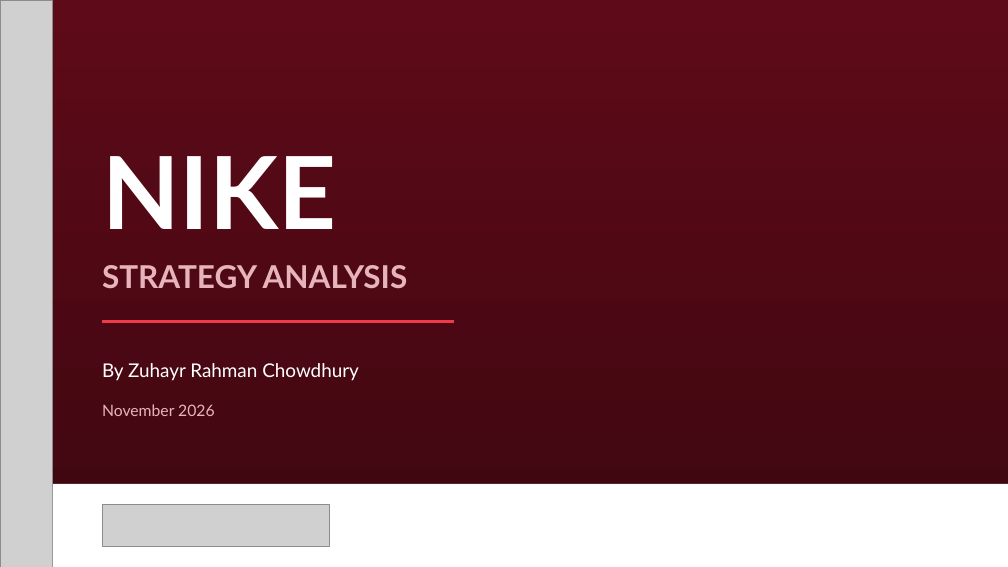
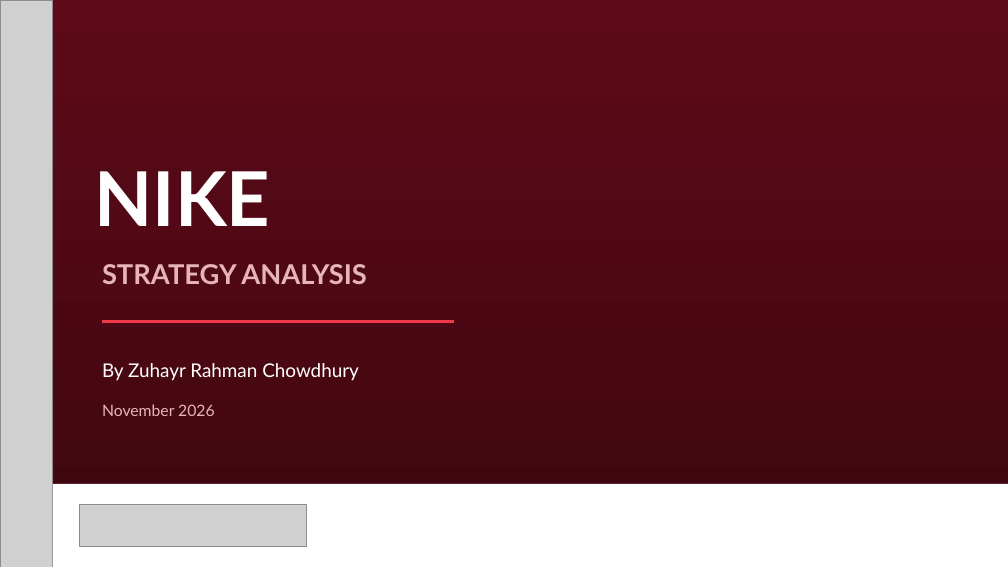
Before and after one commit to zuhayr77/AI-Business-Strategy-Agent, a slide deck: slide 1 of dccd-strategy-agent/examples/Nike_DCCD.pptx. Drawn at 1008x567 pixels with LibreOffice and Linux fonts; fonts in the diff are those of the drawing; grey boxes stand for pictures. Boxes give left, top, right and bottom in pixels: in the first picture for what was removed or moved away, otherwise in the second. Text is boxed around its words. In the diff, an @@ line names an element or a change of style, - is before the commit and + after.

```diff
--- a/dccd-strategy-agent/examples/Nike_DCCD.pptx
+++ b/dccd-strategy-agent/examples/Nike_DCCD.pptx
@@ text "NIKE" moved from (x1=102, y1=156, x2=336, y2=229) to (x1=94, y1=171, x2=270, y2=226) @@
@@ text "NIKE" at (x1=94, y1=171, x2=270, y2=226): size 96 to 72 pt; vertical alignment bottom to top @@
@@ text "STRATEGY ANALYSIS" at (x1=102, y1=264, x2=367, y2=284): size 30 to 26 pt @@
@@ picture moved from (x1=102, y1=504, x2=330, y2=546) to (x1=79, y1=504, x2=307, y2=546) @@
```
Also in this commit, not shown: 5 other slides changed, 3 slides removed, 16 other files.
